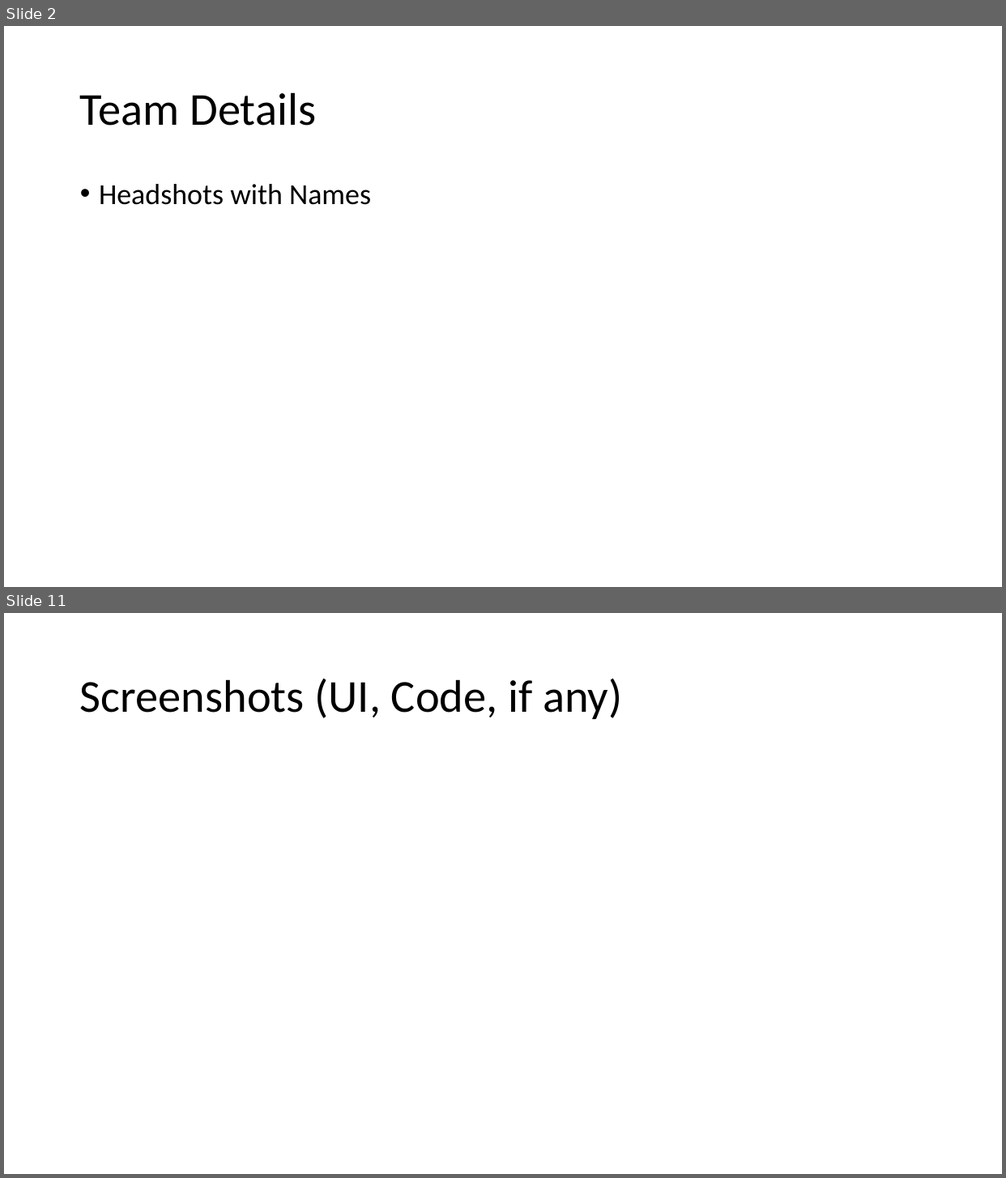
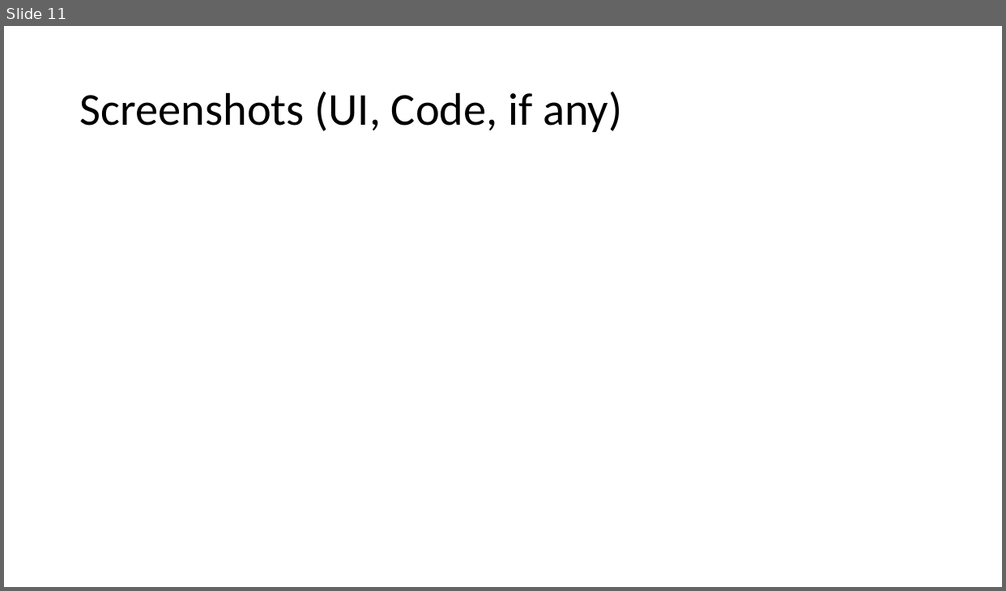
Before and after one commit to Sanmeet-EWU/github-teams-project-bid-uwultimate-stardust-crusaders, a slide deck: Alexa/CSCD350 Presentation format.pptx. Shown one above the other, each under a label of ours: slides 2 and 11 before the commit, slide 11 after it; the slides between them are not shown. The pictures are 1006x1178 and 1006x591 pixels, drawn with LibreOffice and Linux fonts; fonts in the diff are those of the drawing. Boxes give left, top, right and bottom in pixels: in the first picture for what was removed or moved away, otherwise in the second. Text is boxed around its words. In the diff, an @@ line names an element or a change of style, - is before the commit and + after.

```diff
--- a/Alexa/CSCD350 Presentation format.pptx
+++ b/Alexa/CSCD350 Presentation format.pptx
@@ slide 2 removed at (x1=4, y1=26, x2=1002, y2=587), background #FFFFFF @@
@@ title removed at (x1=80, y1=92, x2=316, y2=126) @@
-Team Details
@@ text removed at (x1=99, y1=184, x2=371, y2=205) @@
-• Headshots with Names
```
Also in this commit, not shown: 7 slides changed, 1 slide added, 2 other files.
